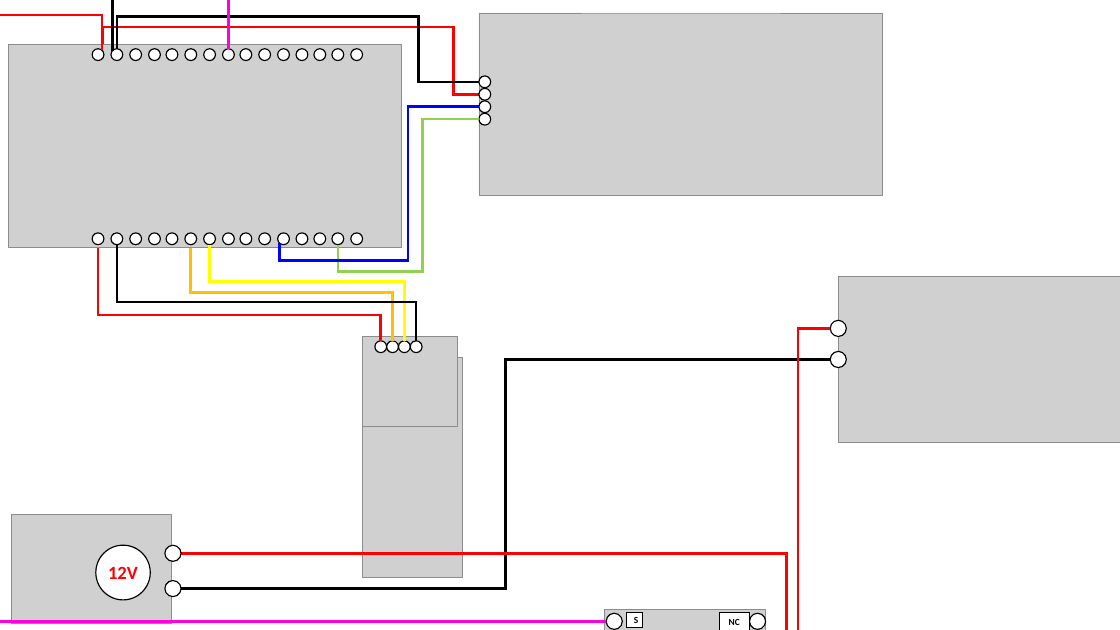
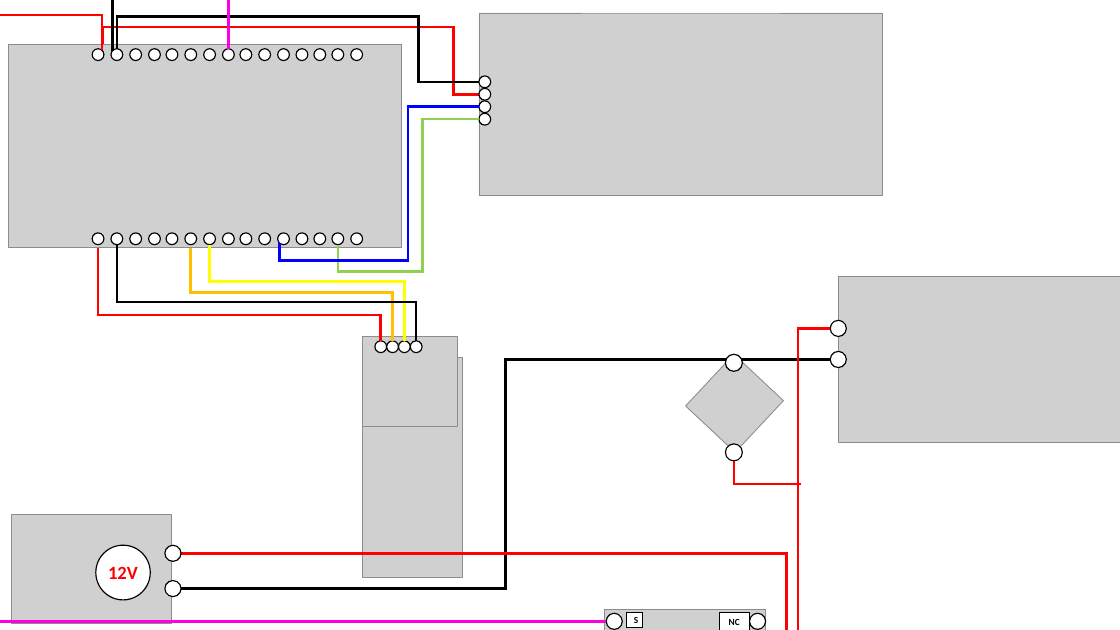
Before and after one commit to AsthriPardave/Smart-Lab, a slide deck: slide 1 of Diagrama.pptx. Drawn at 1120x630 pixels with LibreOffice and Linux fonts; fonts in the diff are those of the drawing; grey boxes stand for pictures. Boxes give left, top, right and bottom in pixels: in the first picture for what was removed or moved away, otherwise in the second. Text is boxed around its words. In the diff, an @@ line names an element or a change of style, - is before the commit and + after.

```diff
--- a/Diagrama.pptx
+++ b/Diagrama.pptx
@@ group added at (0, 0, 1120, 630): 2 ellipses, 1 rectangle, 1 picture, 1 elbow line @@
```
Also in this commit, not shown: 1 other file.
